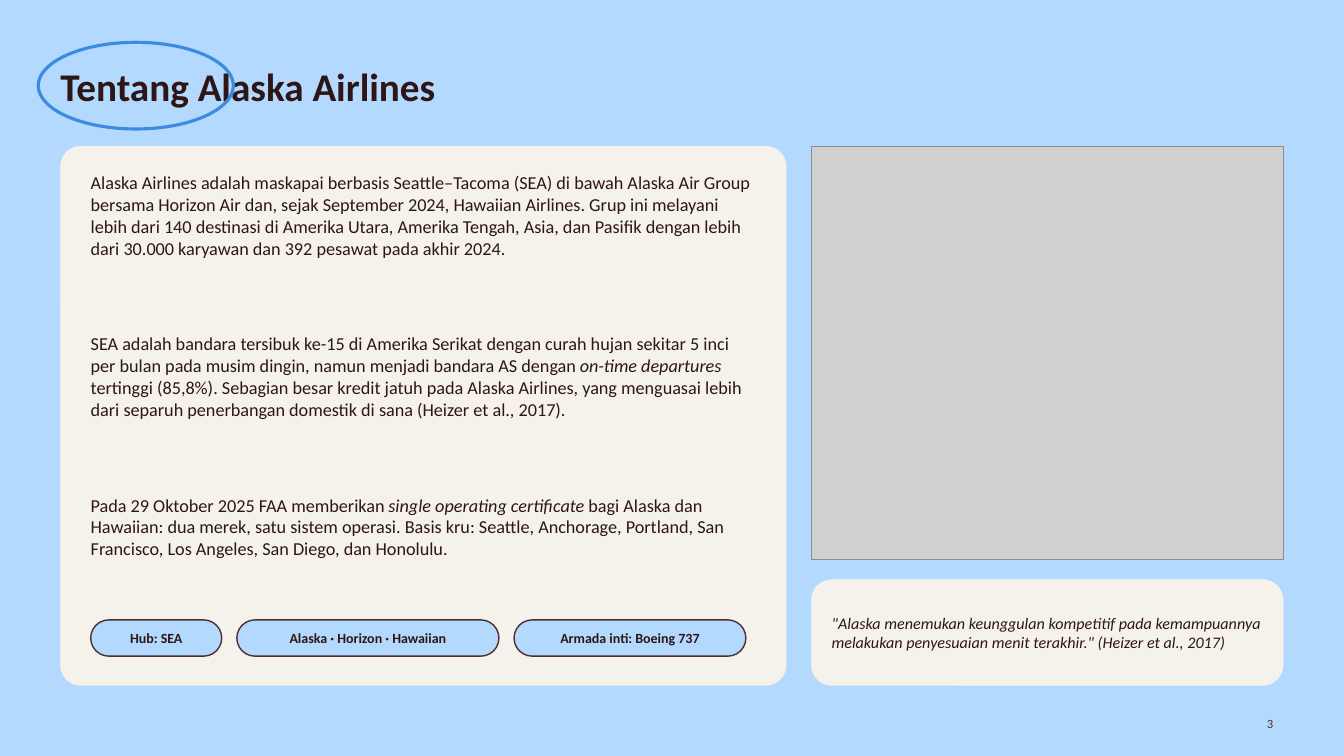
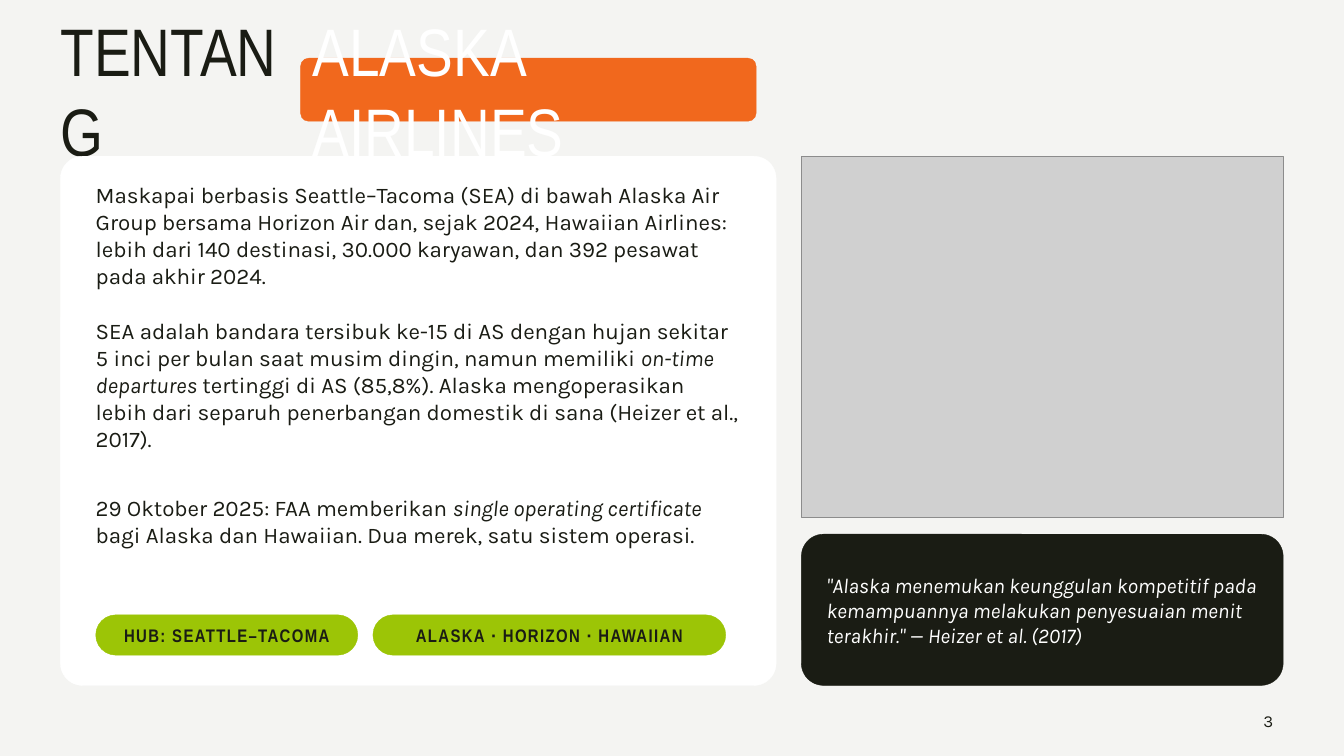
Before and after one commit to aslihabnuri/Dom-Manipulation, a slide deck: slide 3 of presentasi/Planning-and-Control_MRP-ERP-Scheduling_Alaska-Airlines.pptx. Drawn at 1344x756 pixels with LibreOffice and Linux fonts; fonts in the diff are those of the drawing; grey boxes stand for pictures. Boxes give left, top, right and bottom in pixels: in the first picture for what was removed or moved away, otherwise in the second. Text is boxed around its words. In the diff, an @@ line names an element or a change of style, - is before the commit and + after.

```diff
--- a/presentasi/Planning-and-Control_MRP-ERP-Scheduling_Alaska-Airlines.pptx
+++ b/presentasi/Planning-and-Control_MRP-ERP-Scheduling_Alaska-Airlines.pptx
@@ background #B3D9FE to #F4F4F2 @@
@@ ellipse removed at bbox=[38, 42, 234, 129] @@
@@ rounded rectangle added at bbox=[300, 58, 756, 122], fill #F1681D, outline #F1681D 0.25 pt @@
@@ text added at bbox=[313, 58, 564, 122], 48 pt, text #FFFFFF @@
+ALASKA AIRLINES
@@ text at bbox=[60, 68, 436, 111]: text changed; size 28 to 48 pt; font Calibri to Arial Narrow; text colour #2E1616 to #1A1C14; bold off @@
-Tentang Alaska Airlines
+TENTANG
@@ rounded rectangle: place and size @@
-rounded rectangle at bbox=[60, 146, 786, 686]
+rounded rectangle at bbox=[60, 156, 776, 686]
@@ rounded rectangle at bbox=[60, 156, 776, 686]: fill #F5F2EB to #FFFFFF; outline #F5F2EB 0.25 pt to #FFFFFF 0.25 pt; proportions changed @@
@@ picture: place and size @@
-picture at bbox=[812, 146, 1284, 560]
+picture at bbox=[802, 156, 1284, 517]
@@ text at bbox=[96, 187, 727, 290]: text changed; size 13 to 16 pt; font Calibri to Karla; text colour #2E1616 to #1A1C14 @@
-Alaska Airlines adalah maskapai berbasis Seattle–Tacoma (SEA) di bawah Alaska Air Group bersama Horizon Air dan, sejak September 2024, Hawaiian Airlines. Grup ini melayani lebih dari 140 destinasi di Amerika Utara, Amerika Tengah, Asia, dan Pasifik dengan lebih dari 30.000 karyawan dan 392 pesawat pada akhir 2024.
+Maskapai berbasis Seattle–Tacoma (SEA) di bawah Alaska Air Group bersama Horizon Air dan, sejak 2024, Hawaiian Airlines: lebih dari 140 destinasi, 30.000 karyawan, dan 392 pesawat pada akhir 2024.
@@ text at bbox=[96, 323, 738, 450]: text changed; size 13 to 16 pt; font Calibri to Karla; text colour #2E1616 to #1A1C14 @@
-SEA adalah bandara tersibuk ke-15 di Amerika Serikat dengan curah hujan sekitar 5 inci per bulan pada musim dingin, namun menjadi bandara AS dengan on-time departures tertinggi (85,8%). Sebagian besar kredit jatuh pada Alaska Airlines, yang menguasai lebih dari separuh penerbangan domestik di sana (Heizer et al., 2017).
+SEA adalah bandara tersibuk ke-15 di AS dengan hujan sekitar 5 inci per bulan saat musim dingin, namun memiliki on-time departures tertinggi di AS (85,8%). Alaska mengoperasikan lebih dari separuh penerbangan domestik di sana (Heizer et al., 2017).
@@ text at bbox=[96, 500, 701, 549]: text changed; size 13 to 16 pt; font Calibri to Karla; text colour #2E1616 to #1A1C14 @@
-Pada 29 Oktober 2025 FAA memberikan single operating certificate bagi Alaska dan Hawaiian: dua merek, satu sistem operasi. Basis kru: Seattle, Anchorage, Portland, San Francisco, Los Angeles, San Diego, dan Honolulu.
+29 Oktober 2025: FAA memberikan single operating certificate bagi Alaska dan Hawaiian. Dua merek, satu sistem operasi.
@@ rounded rectangle: place and size @@
-rounded rectangle at bbox=[812, 580, 1284, 686]
+rounded rectangle at bbox=[802, 534, 1284, 686]
@@ rounded rectangle at bbox=[802, 534, 1284, 686]: fill #F5F2EB to #1A1C14; outline #F5F2EB 0.25 pt to #1A1C14 0.25 pt; proportions changed @@
@@ text at bbox=[827, 578, 1257, 645]: text changed; size 11.5 to 15 pt; font Calibri to Karla; text colour #2E1616 to #FFFFFF @@
-"Alaska menemukan keunggulan kompetitif pada kemampuannya melakukan penyesuaian menit terakhir." (Heizer et al., 2017)
+"Alaska menemukan keunggulan kompetitif pada kemampuannya melakukan penyesuaian menit terakhir." — Heizer et al. (2017)
@@ rounded rectangle removed at bbox=[91, 620, 222, 656] @@
@@ rounded rectangle: place and size @@
-rounded rectangle at bbox=[237, 620, 499, 656]
+rounded rectangle at bbox=[96, 615, 358, 655]
@@ rounded rectangle at bbox=[96, 615, 358, 655]: fill #B3D9FE to #9CC506; outline #4F2D2C 1 pt to #9CC506 0.25 pt @@
@@ text added at bbox=[124, 629, 329, 642], 13 pt, text #1A1C14, bold @@
+HUB: SEATTLE–TACOMA
@@ rounded rectangle at bbox=[373, 615, 726, 655]: fill #B3D9FE to #9CC506; outline #4F2D2C 1 pt to #9CC506 0.25 pt @@
@@ rounded rectangle: place and size @@
-rounded rectangle at bbox=[514, 620, 746, 656]
+rounded rectangle at bbox=[373, 615, 726, 655]
@@ text at bbox=[416, 629, 682, 642]: text changed; size 10 to 13 pt; font Calibri to Arial Narrow; text colour #2E1616 to #1A1C14 @@
-Alaska · Horizon · Hawaiian
+ALASKA · HORIZON · HAWAIIAN
@@ text removed at bbox=[130, 633, 183, 643] @@
-Hub: SEA
@@ text removed at bbox=[560, 633, 699, 646] @@
-Armada inti: Boeing 737
@@ page number at bbox=[1263, 716, 1273, 727]: size 9 to 12 pt, font Calibri to Karla, text colour #4F2D2C to #1A1C14 @@
```
Also in this commit, not shown: 18 other slides changed, 1 slide added, 1 slide removed, 20 other files.
